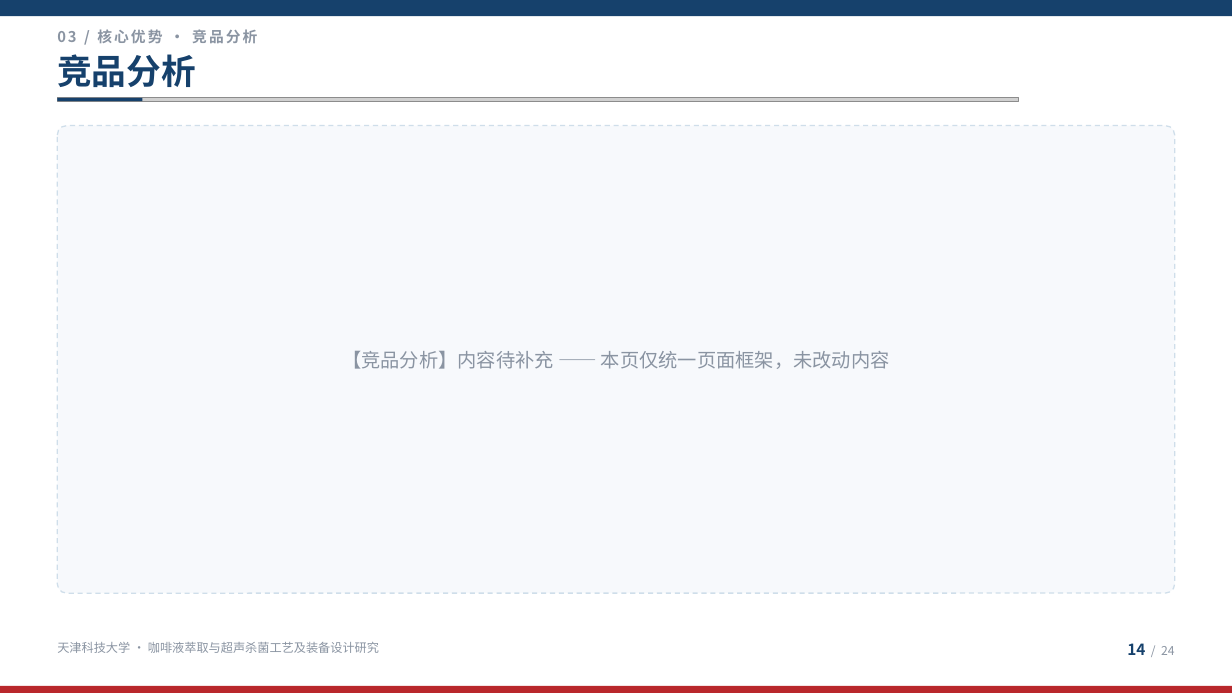
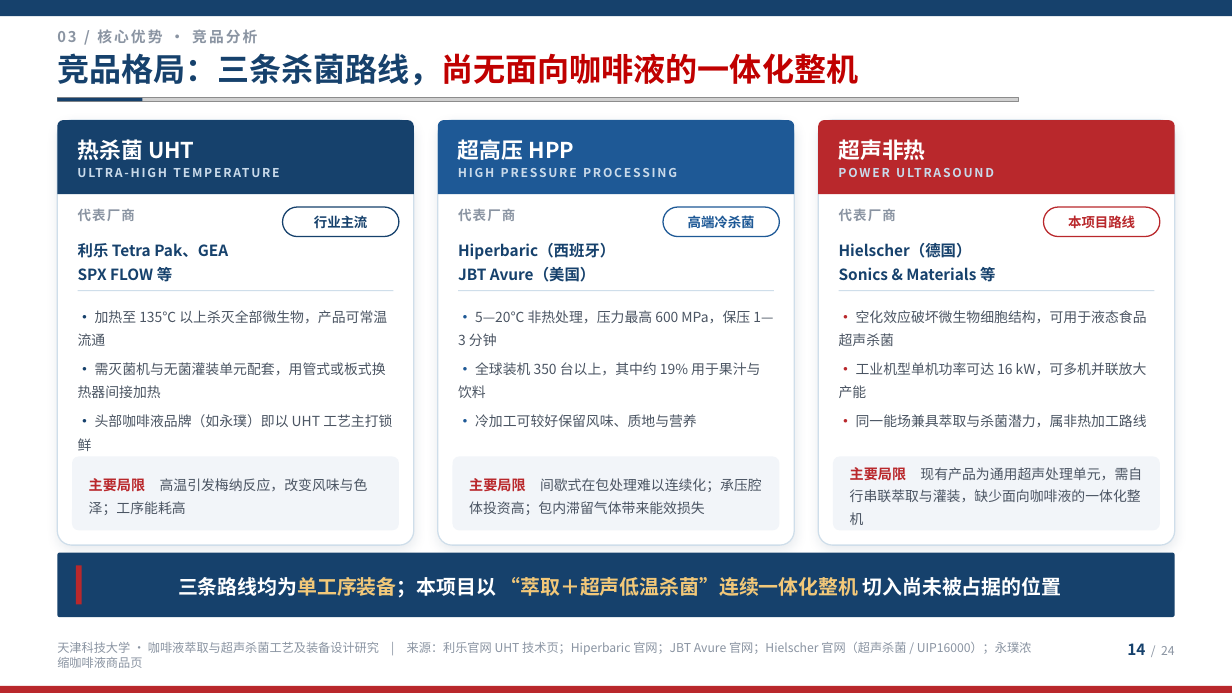
Before and after one commit to G1291428/kiro, a slide deck: slide 14 of dist/咖啡液萃取与超声杀菌工艺及装备设计研究设备_美化版.pptx. Drawn at 1232x693 pixels with LibreOffice and Linux fonts; fonts in the diff are those of the drawing; grey boxes stand for pictures. Boxes give left, top, right and bottom in pixels: in the first picture for what was removed or moved away, otherwise in the second. Text is boxed around its words. In the diff, an @@ line names an element or a change of style, - is before the commit and + after.

Commit message:
补齐第 6/8/14/15 页内容，并单独输出四页可编辑 PPTX
原稿这四页只有标题没有内容，现按同一套视觉系统补齐：

- 06 市场前景：需求端/品类端/装备端三端驱动力，指标取自瑞幸门店与
  2026Q2 业绩、Mordor Intelligence 中国咖啡市场预测、360iResearch HPP
  装备市场预测，咖啡液数据引自原稿第 4/5 页
- 08 应用场景：高峰期矛盾 + 连锁门店/新茶饮/便利店/集中人流四类场景
  2x2 栅格，右栏收敛为对上游装备的三项要求
- 14 竞品分析①：UHT / HPP / 超声非热三条技术路线对标，含代表厂商
  （利乐、GEA、SPX FLOW / Hiperbaric、JBT Avure / Hielscher 等）、
  关键参数与主要局限
- 15 竞品分析②：7x5 原生参数对标表 + 四项差异化卡，本项目列红线标出；
  常温货架期与单位成本明确标注待中试验证，不给未经验证的数字

配套改动：
- theme.py 新增原生表格组件（按 ECMA-376 顺序插入 tcPr 边框）与来源行组件
- build.py 新增 make_excerpt()，从成品抽页另存独立 PPTX，页码沿用原编号
- 窄栏正文由两端对齐改为左对齐，避免中西文混排字距被拉开

产物：dist/咖啡液汇报_新增页_06_08_14_15.pptx（4 页，76 KB）及 PDF；
全篇 24 页文件同步更新。页序页数、原始图片与原有图表数值均未改动。

```diff
--- a/dist/咖啡液萃取与超声杀菌工艺及装备设计研究设备_美化版.pptx
+++ b/dist/咖啡液萃取与超声杀菌工艺及装备设计研究设备_美化版.pptx
@@ text at [57, 53, 858, 86]: text changed; size 27 to 25 pt; text colour #16416C to #C00000 @@
-竞品分析
+竞品格局：三条杀菌路线，尚无面向咖啡液的一体化整机
@@ rounded rectangle: place and size @@
-rounded rectangle at [57, 126, 1175, 593]
+rounded rectangle at [57, 120, 414, 545]
@@ rounded rectangle at [57, 120, 414, 545]: fill #F7F9FC to #FFFFFF; outline #CFDEEA 1 pt dashed to #CFDEEA 1 pt; shadow on; proportions changed @@
@@ round same rect added at [57, 120, 414, 194], fill #16416C, 9.5 pt, text #C9DAEA, bold @@
+热杀菌 UHT
+ULTRA-HIGH TEMPERATURE
@@ rounded rectangle added at [438, 120, 795, 545], fill #FFFFFF, outline #CFDEEA 1 pt @@
@@ round same rect added at [438, 120, 795, 194], fill #1E5996, 9.5 pt, text #C9DAEA, bold @@
+超高压 HPP
+HIGH PRESSURE PROCESSING
@@ rounded rectangle added at [819, 120, 1176, 545], fill #FFFFFF, outline #CFDEEA 1 pt @@
@@ round same rect added at [819, 120, 1176, 194], fill #B9282C, 9.5 pt, text #C9DAEA, bold @@
+超声非热
+POWER ULTRASOUND
@@ text added at [78, 208, 135, 221], 10.5 pt, text #8A94A2, bold @@
+代表厂商
@@ rounded rectangle added at [283, 207, 399, 237], fill #FFFFFF, outline #16416C 1 pt, 10.5 pt, text #16416C, bold @@
+行业主流
@@ text added at [458, 208, 515, 221], 10.5 pt, text #8A94A2, bold @@
+代表厂商
@@ rounded rectangle added at [664, 207, 780, 237], fill #FFFFFF, outline #1E5996 1 pt, 10.5 pt, text #1E5996, bold @@
+高端冷杀菌
@@ text added at [839, 208, 896, 221], 10.5 pt, text #8A94A2, bold @@
+代表厂商
@@ rounded rectangle added at [1043, 207, 1160, 237], fill #FFFFFF, outline #B9282C 1 pt, 10.5 pt, text #B9282C, bold @@
+本项目路线
@@ text added at [78, 243, 228, 284], 12 pt, text #16416C, bold @@
+利乐 Tetra Pak、GEA
+SPX FLOW 等
@@ text added at [458, 243, 615, 282], 12 pt, text #16416C, bold @@
+Hiperbaric（西班牙）
+JBT Avure（美国）
@@ text added at [839, 243, 995, 284], 12 pt, text #16416C, bold @@
+Hielscher（德国）
+Sonics & Materials 等
@@ rectangle added at [78, 290, 394, 291], fill #CFDEEA @@
@@ rectangle added at [458, 290, 775, 291], fill #CFDEEA @@
@@ rectangle added at [839, 290, 1155, 291], fill #CFDEEA @@
@@ text added at [78, 310, 392, 451], 10.8 pt, text #4B5563 @@
+· 加热至 135℃ 以上杀灭全部微生物，产品可常温流通
+· 需灭菌机与无菌灌装单元配套，用管式或板式换热器间接加热
+· 头部咖啡液品牌（如永璞）即以 UHT 工艺主打锁鲜
@@ text added at [458, 310, 773, 427], 10.8 pt, text #4B5563 @@
+· 5—20℃ 非热处理，压力最高 600 MPa，保压 1—3 分钟
+· 全球装机 350 台以上，其中约 19% 用于果汁与饮料
+· 冷加工可较好保留风味、质地与营养
@@ text added at [839, 310, 1147, 427], 10.8 pt, text #4B5563 @@
+· 空化效应破坏微生物细胞结构，可用于液态食品超声杀菌
+· 工业机型单机功率可达 16 kW，可多机并联放大产能
+· 同一能场兼具萃取与杀菌潜力，属非热加工路线
@@ text in rounded rectangle at [342, 351, 890, 369]: text removed @@
-【竞品分析】内容待补充 —— 本页仅统一页面框架，未改动内容
@@ rounded rectangle added at [72, 457, 399, 531], fill #F2F5F9, 10.8 pt, text #4B5563 @@
+主要局限 高温引发梅纳反应，改变风味与色泽；工序能耗高
@@ rounded rectangle added at [453, 457, 780, 531], fill #F2F5F9, 10.8 pt, text #4B5563 @@
+主要局限 间歇式在包处理难以连续化；承压腔体投资高；包内滞留气体带来能效损失
@@ rounded rectangle added at [834, 457, 1161, 531], fill #F2F5F9, 10.8 pt, text #4B5563 @@
+主要局限 现有产品为通用超声处理单元，需自行串联萃取与灌装，缺少面向咖啡液的一体化整机
@@ rounded rectangle added at [57, 553, 1175, 617], fill #16416C, 15.5 pt, text #F2C879, bold @@
+三条路线均为单工序装备；本项目以 “萃取＋超声低温杀菌”连续一体化整机 切入尚未被占据的位置
@@ rectangle added at [76, 566, 82, 604], fill #B9282C @@
@@ text at [57, 642, 1032, 655]: text changed @@
-天津科技大学 · 咖啡液萃取与超声杀菌工艺及装备设计研究
+天津科技大学 · 咖啡液萃取与超声杀菌工艺及装备设计研究 | 来源：利乐官网 UHT 技术页；Hiperbaric 官网；JBT Avure 官网；Hielscher 官网（超声杀菌 / UIP16000）；永璞浓缩咖啡液商品页
```
Also in this commit, not shown: 3 other slides changed, 6 other files.
